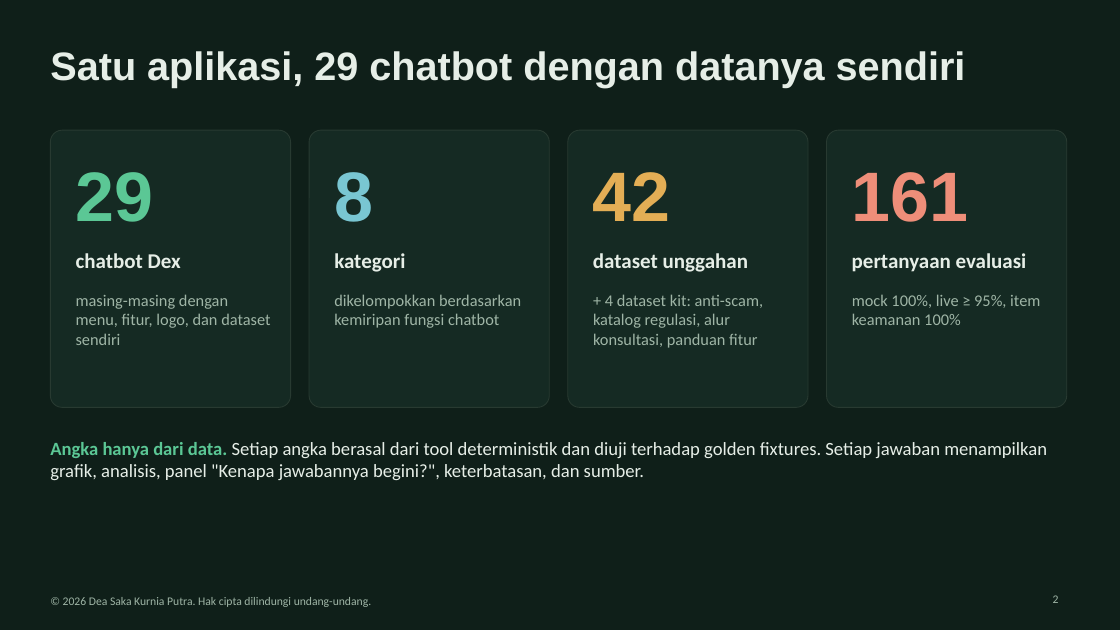
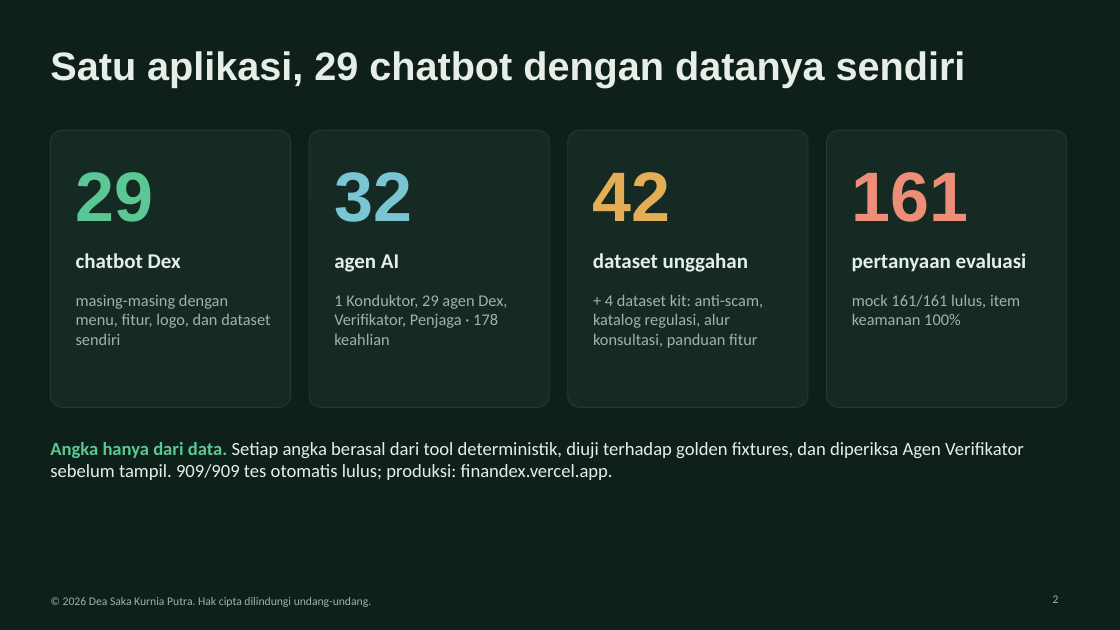
Before and after one commit to DSKPutra/askfolio, a slide deck: slide 2 of kit/whitepaper/Finandex_UTS_Kelompok.pptx. Drawn at 1120x630 pixels with LibreOffice and Linux fonts; fonts in the diff are those of the drawing. Boxes give left, top, right and bottom in pixels: in the first picture for what was removed or moved away, otherwise in the second. Text is boxed around its words. In the diff, an @@ line names an element or a change of style, - is before the commit and + after.

```diff
--- a/kit/whitepaper/Finandex_UTS_Kelompok.pptx
+++ b/kit/whitepaper/Finandex_UTS_Kelompok.pptx
@@ text at <box>334,172,412,222</box>: text changed @@
-8
+32
@@ text at <box>334,254,399,272</box>: text changed @@
-kategori
+agen AI
@@ text at <box>334,294,507,345</box>: text changed @@
-dikelompokkan berdasarkan kemiripan fungsi chatbot
+1 Konduktor, 29 agen Dex, Verifikator, Penjaga · 178 keahlian
@@ text at <box>852,294,1020,325</box>: text changed @@
-mock 100%, live ≥ 95%, item keamanan 100%
+mock 161/161 lulus, item keamanan 100%
@@ text at <box>50,442,1024,480</box>: text changed @@
-Angka hanya dari data. Setiap angka berasal dari tool deterministik dan diuji terhadap golden fixtures. Setiap jawaban menampilkan grafik, analisis, panel "Kenapa jawabannya begini?", keterbatasan, dan sumber.
+Angka hanya dari data. Setiap angka berasal dari tool deterministik, diuji terhadap golden fixtures, dan diperiksa Agen Verifikator sebelum tampil. 909/909 tes otomatis lulus; produksi: finandex.vercel.app.
```
Also in this commit, not shown: 12 other slides changed, 2 slides added, 9 other files.
